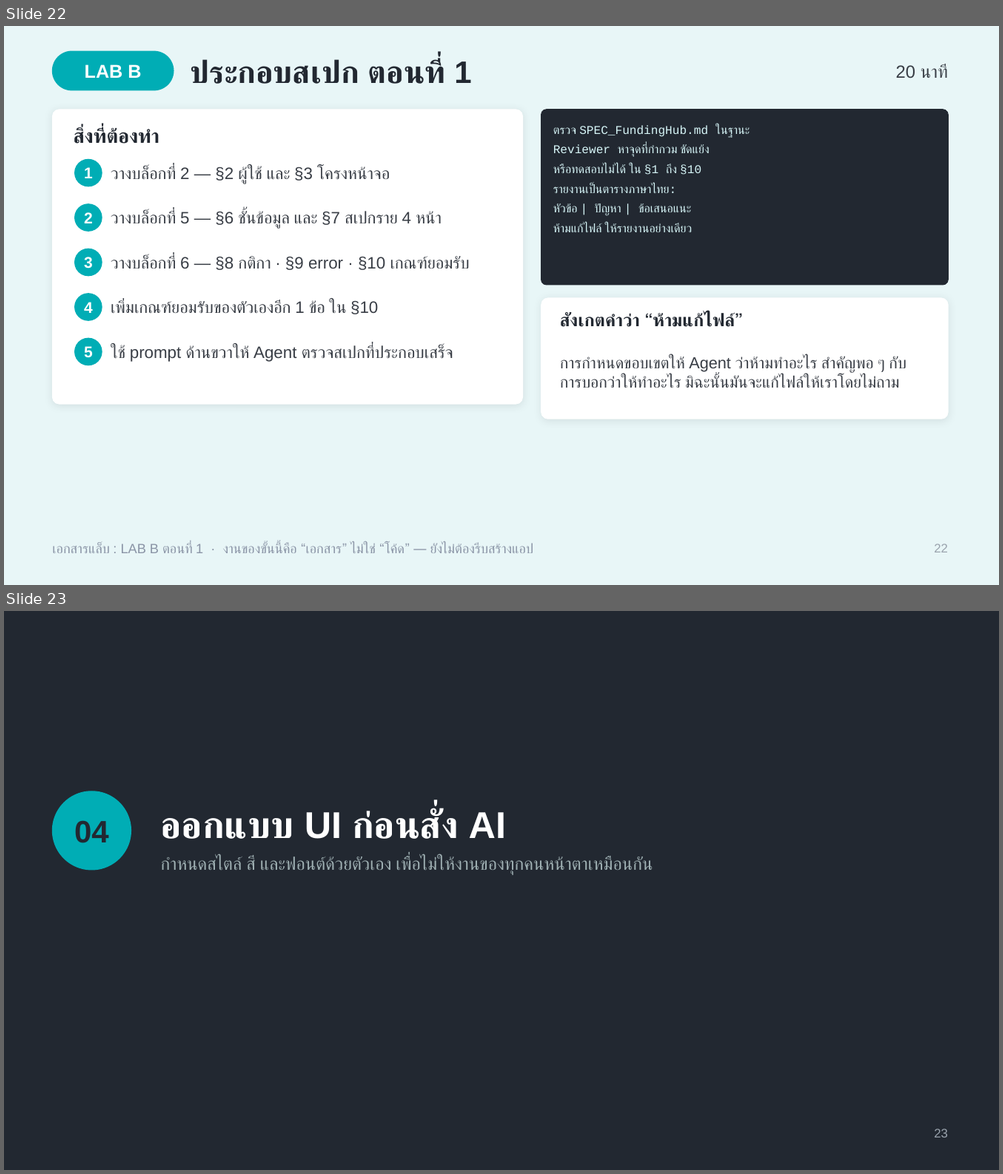
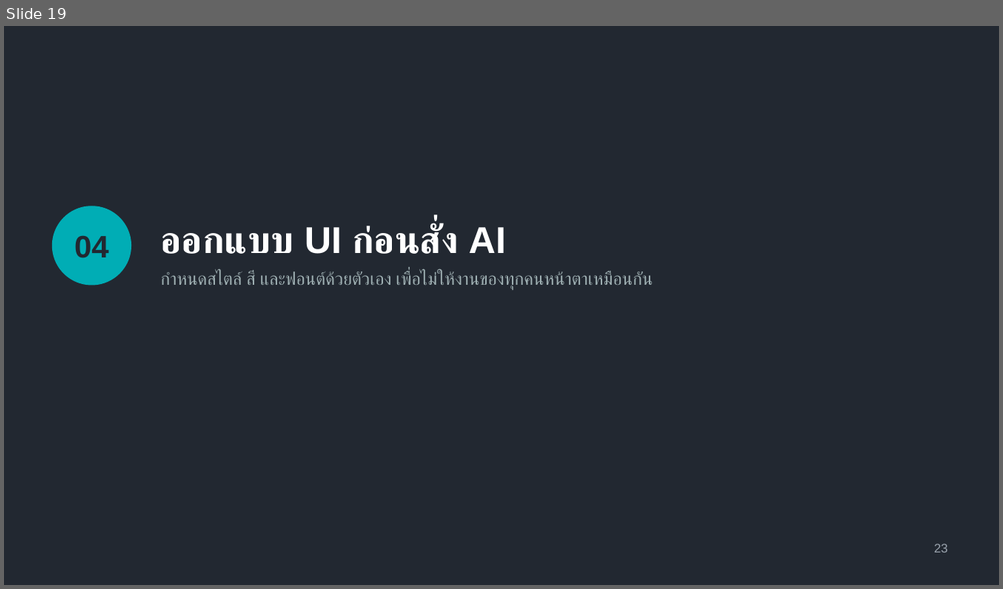
Before and after one commit to dookda/cmu_workshop_antigravity, a slide deck: Funding_Hub_Antigravity_Workshop.pptx. Shown one above the other, each under a label of ours: slides 22 and 23 before the commit, slide 19 after it. The pictures are 1003x1174 and 1003x589 pixels, drawn with LibreOffice and Linux fonts; fonts in the diff are those of the drawing. Boxes give left, top, right and bottom in pixels: in the first picture for what was removed or moved away, otherwise in the second. Text is boxed around its words. In the diff, an @@ line names an element or a change of style, - is before the commit and + after.

```diff
--- a/Funding_Hub_Antigravity_Workshop.pptx
+++ b/Funding_Hub_Antigravity_Workshop.pptx
@@ slide 22 removed at (4,26,999,585), background #E8F6F7 @@
@@ rounded rectangle removed at (53,51,173,90) @@
@@ text removed at (85,64,141,78) @@
-LAB B
@@ text removed at (190,59,471,84) @@
-ประกอบสเปก ตอนที่ 1
@@ text removed at (896,64,948,78) @@
-20 นาที
@@ rounded rectangle removed at (53,110,523,404) @@
@@ rounded rectangle removed at (541,110,948,285) @@
@@ text removed at (74,128,160,144) @@
-สิ่งที่ต้องทำ
@@ text removed at (553,124,749,232) @@
-ตรวจ SPEC_FundingHub.md ในฐานะ
-Reviewer หาจุดที่กำกวม ขัดแย้ง
-หรือทดสอบไม่ได้ ใน §1 ถึง §10
-รายงานเป็นตารางภาษาไทย:
-หัวข้อ | ปัญหา | ข้อเสนอแนะ
-ห้ามแก้ไฟล์ ให้รายงานอย่างเดียว
@@ ellipse removed at (75,159,102,187) @@
@@ text removed at (84,167,93,178) @@
-1
@@ text removed at (111,166,390,184) @@
-วางบล็อกที่ 2 — §2 ผู้ใช้ และ §3 โครงหน้าจอ
@@ ellipse removed at (75,204,102,231) @@
@@ text removed at (84,212,93,224) @@
-2
@@ text removed at (111,211,441,229) @@
-วางบล็อกที่ 5 — §6 ชั้นข้อมูล และ §7 สเปกราย 4 หน้า
@@ ellipse removed at (75,249,102,276) @@
@@ text removed at (84,257,93,269) @@
-3
@@ text removed at (111,255,469,270) @@
-วางบล็อกที่ 6 — §8 กติกา · §9 error · §10 เกณฑ์ยอมรับ
@@ ellipse removed at (75,294,102,321) @@
@@ text removed at (84,302,93,313) @@
-4
@@ text removed at (111,301,378,315) @@
-เพิ่มเกณฑ์ยอมรับของตัวเองอีก 1 ข้อ ใน §10
@@ rounded rectangle removed at (541,298,948,419) @@
@@ text removed at (560,312,734,327) @@
-สังเกตคำว่า “ห้ามแก้ไฟล์”
@@ ellipse removed at (75,338,102,366) @@
@@ text removed at (84,346,93,358) @@
-5
@@ text removed at (111,345,453,362) @@
-ใช้ prompt ด้านขวาให้ Agent ตรวจสเปกที่ประกอบเสร็จ
@@ text removed at (560,356,899,389) @@
-การกำหนดขอบเขตให้ Agent ว่าห้ามทำอะไร สำคัญพอ ๆ กับการบอกว่าให้ทำอะไร มิฉะนั้นมันจะแก้ไฟล์ให้เราโดยไม่ถาม
@@ text removed at (52,543,534,554) @@
-เอกสารแล็บ : LAB B ตอนที่ 1 · งานของขั้นนี้คือ “เอกสาร” ไม่ใช่ “โค้ด” — ยังไม่ต้องรีบสร้างแอป
@@ text removed at (933,544,948,553) @@
-22
@@ what was slide 23 is now slide 19 @@
```
Also in this commit, not shown: 2 slides changed, 10 other slides removed, 2 other files.
